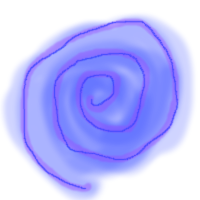
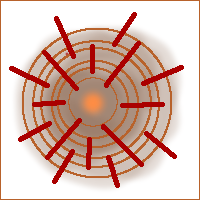
Two versions of the same layered image (200px x 200px). Layer-by-layer changes:
hid "purple spiral" over (x1=19, y1=17, x2=180, y2=193)
hid "glow" over (x1=0, y1=10, x2=198, y2=200)
showed "Visible" over (x1=0, y1=0, x2=200, y2=200)
showed "Wormhole2" over (x1=9, y1=12, x2=184, y2=188)
added layer "glow #1" above "orange border" over (x1=11, y1=22, x2=186, y2=194)
